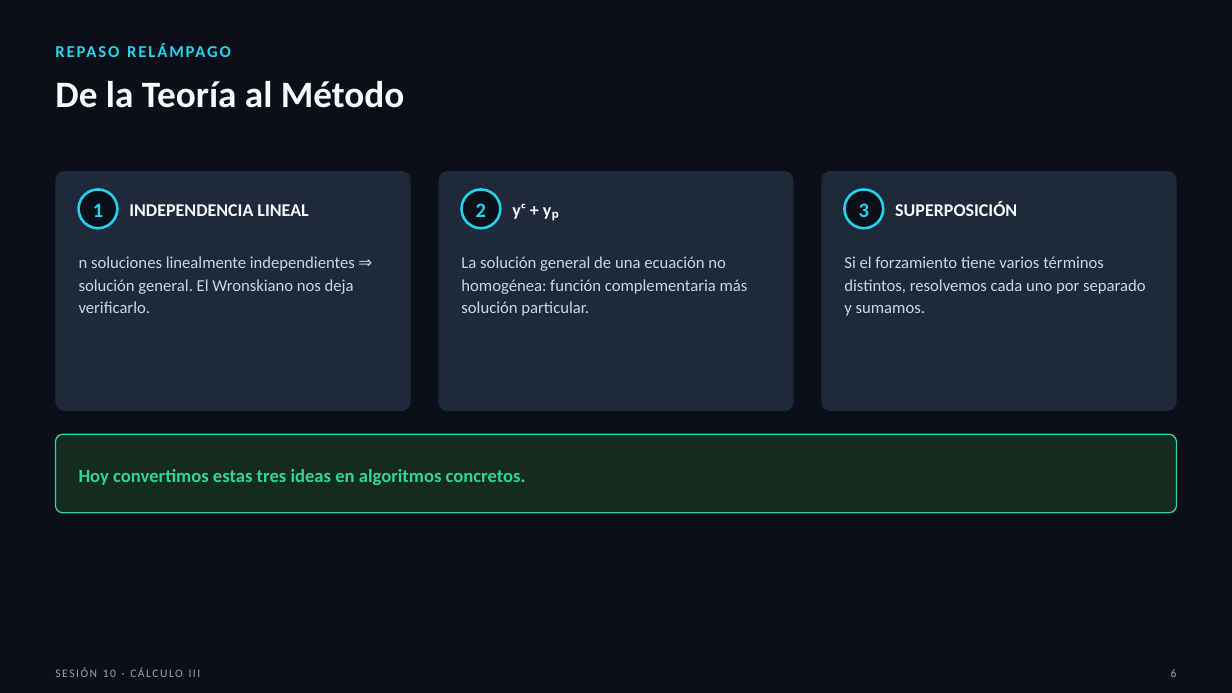
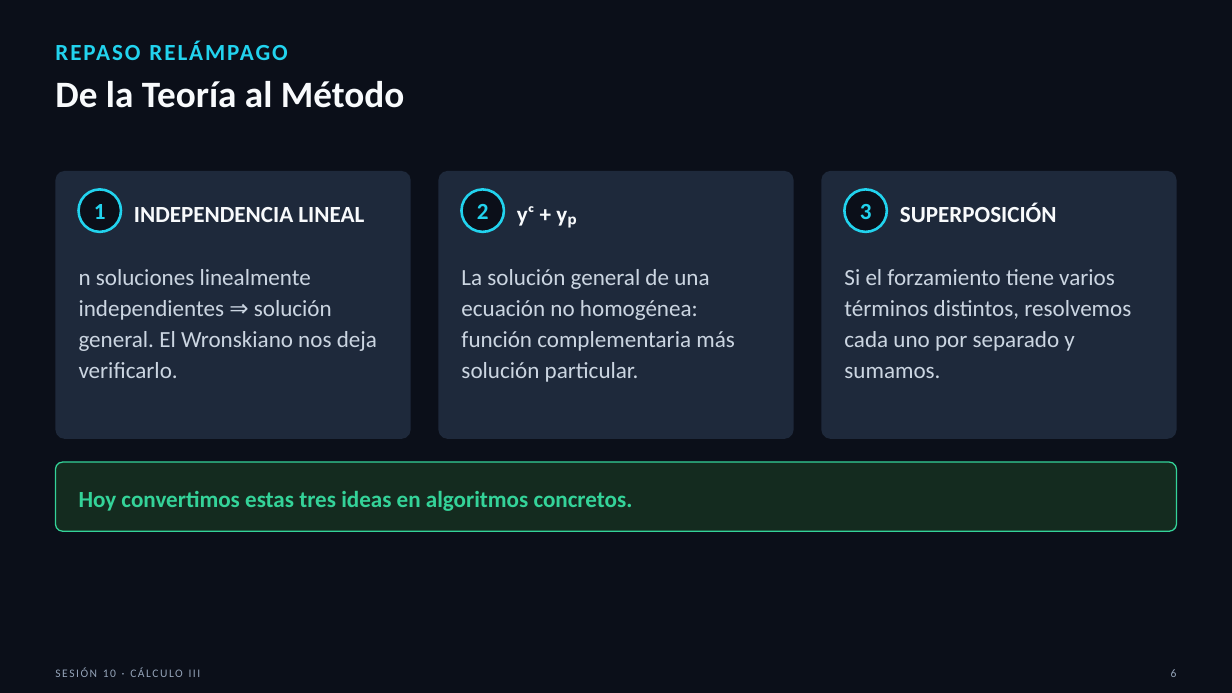
Before and after one commit to SernaEd/FirmsSimulationClass, a slide deck: slide 6 of sesion10/Sesion10_Metodos_de_Solucion.pptx. Drawn at 1232x693 pixels with LibreOffice and Linux fonts; fonts in the diff are those of the drawing. Boxes give left, top, right and bottom in pixels: in the first picture for what was removed or moved away, otherwise in the second. Text is boxed around its words. In the diff, an @@ line names an element or a change of style, - is before the commit and + after.

```diff
--- a/sesion10/Sesion10_Metodos_de_Solucion.pptx
+++ b/sesion10/Sesion10_Metodos_de_Solucion.pptx
@@ rounded rectangle resized from (x1=55, y1=171, x2=410, y2=411) to (x1=55, y1=171, x2=410, y2=439) @@
@@ rounded rectangle resized from (x1=438, y1=171, x2=793, y2=411) to (x1=438, y1=171, x2=793, y2=439) @@
@@ rounded rectangle resized from (x1=822, y1=171, x2=1177, y2=411) to (x1=822, y1=171, x2=1177, y2=439) @@
@@ ellipse resized from (x1=79, y1=189, x2=117, y2=228) to (x1=79, y1=189, x2=121, y2=232) @@
@@ ellipse resized from (x1=461, y1=189, x2=500, y2=228) to (x1=461, y1=189, x2=504, y2=232) @@
@@ size 16 to 18 pt in 3 elements at (x1=94, y1=204, x2=106, y2=219), (x1=477, y1=204, x2=489, y2=219), (x1=860, y1=204, x2=872, y2=219) @@
@@ ellipse resized from (x1=845, y1=189, x2=884, y2=228) to (x1=845, y1=189, x2=887, y2=232) @@
@@ size 14 to 18 pt in 3 elements at (x1=134, y1=207, x2=364, y2=222), (x1=517, y1=206, x2=576, y2=228), (x1=900, y1=202, x2=1057, y2=222) @@
@@ text "n soluciones linealmente independientes ⇒ ..." moved from (x1=79, y1=256, x2=355, y2=313) to (x1=79, y1=269, x2=377, y2=378) @@
@@ text "La solución general de una ..." moved from (x1=461, y1=256, x2=748, y2=316) to (x1=461, y1=269, x2=735, y2=382) @@
@@ size 13 to 18 pt in 4 elements at (x1=55, y1=40, x2=287, y2=60), (x1=79, y1=269, x2=377, y2=378), (x1=461, y1=269, x2=735, y2=382), (x1=844, y1=269, x2=1131, y2=378) @@
@@ text "Si el forzamiento tiene varios ..." moved from (x1=844, y1=256, x2=1145, y2=316) to (x1=844, y1=269, x2=1131, y2=378) @@
@@ proportions changed in 4 elements at (x1=55, y1=171, x2=410, y2=439), (x1=438, y1=171, x2=793, y2=439), (x1=822, y1=171, x2=1177, y2=439), (x1=55, y1=462, x2=1177, y2=531) @@
@@ rounded rectangle resized from (x1=55, y1=434, x2=1177, y2=513) to (x1=55, y1=462, x2=1177, y2=531) @@
@@ text "Hoy convertimos estas tres ideas ..." moved from (x1=79, y1=469, x2=526, y2=485) to (x1=79, y1=491, x2=633, y2=511) @@
@@ text "Hoy convertimos estas tres ideas ..." at (x1=79, y1=491, x2=633, y2=511): size 14.5 to 18 pt @@
```
Also in this commit, not shown: 26 other slides changed, 2 slides added, 2 other files.
